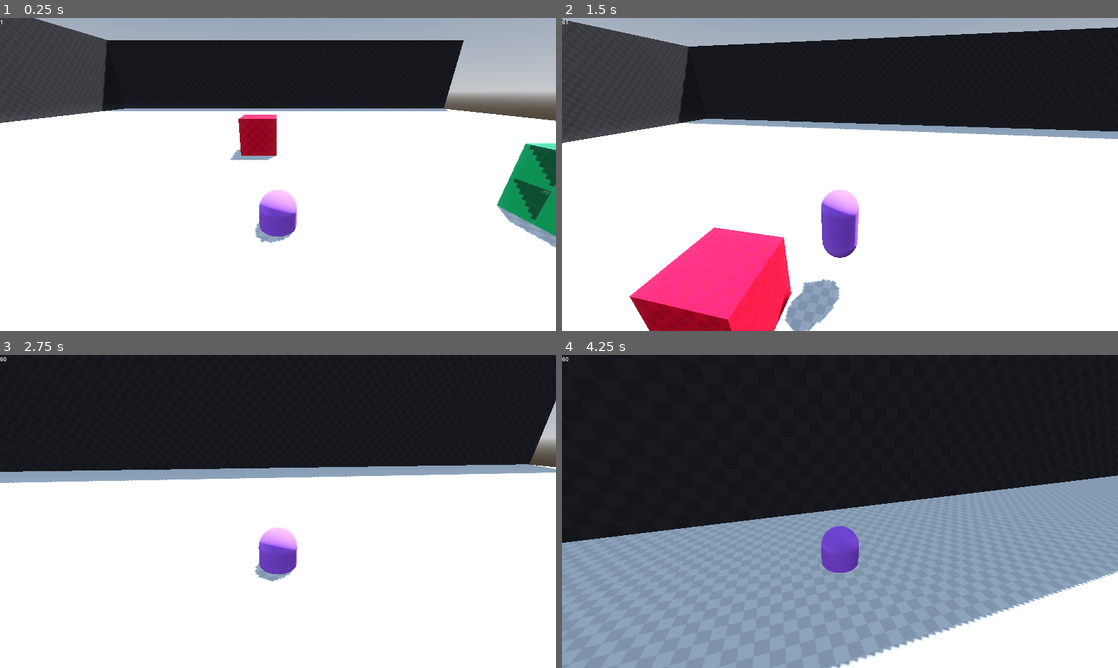
Above: before the commit, frames 1-4 (two rows, left to right).
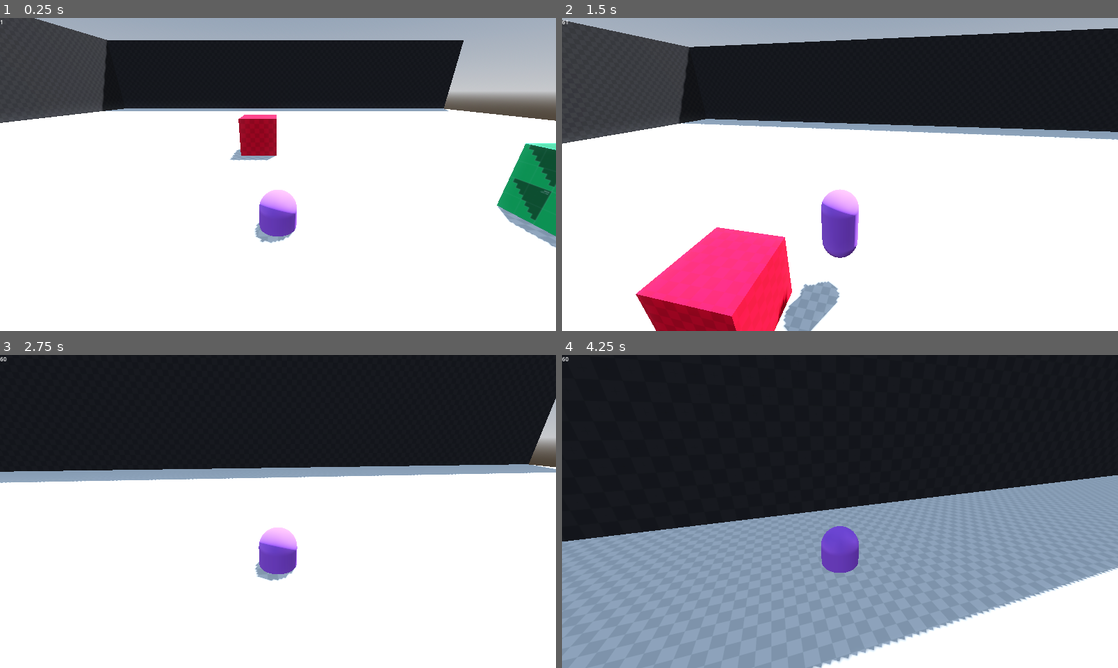
Above: after the commit, the same moments.

Repository: Boyquotes/my-cool-game-modified
Game: Godot game, scene res://scenes/test_camera_scene/test_camera_scene.tscn
The game is run twice, just before and just after one commit, with the same random seed, the same clock (stepped at 60 frames per second) and the same inputs.
Inputs (mouse positions are in pixels of both pictures, inside the frame that each line leads up to):
- Up to frame 1 (0.25 s): no input
- Up to frame 2 (1.5 s): tap Enter (ui_accept) at 0.5 s; move the mouse to (867, 174) at 0.52 s; hold Shift (run) 0.53-1.28 s; hold W (move_up) from 0.53 s (still down); tap Space (jump) at 0.77 s; move the mouse to (812, 174) at 1.27 s; tap Shift (run) at 1.35 s
- Up to frame 3 (2.75 s): keep holding W (move_up); tap Space (jump) at 1.52 s; move the mouse to (289, 505) at 2.02 s; hold Shift (run) from 2.03 s (still down)
- Up to frame 4 (4.25 s): keep holding W (move_up); move the mouse to (834, 517) at 2.77 s; release Shift (run) at 2.78 s; tap Shift (run) at 2.85 s; tap Space (jump) at 3.02, 3.77 s; move the mouse to (878, 514) at 3.52 s; hold Shift (run) from 3.53 s (still down)

The runs differ from the first frame. In frame 1, less than 0.1% of the frame differs, in the area x 98-99%, y 68-69%; in frame 2, 1.3%; in frame 3, 0.2%; in frame 4, 1.4%, in the area x 0-100%, y 38-100%.

Commit message:
Resolved issues with low fps physics
Improved the solution for the camera jitter fix. Physics no longer breaks at low fps values.

Diff:
--- a/project.godot
+++ b/project.godot
@@ -85,6 +85,26 @@
 , Object(InputEventJoypadButton,"resource_local_to_scene":false,"resource_name":"","device":-1,"button_index":10,"pressure":0.0,"pressed":false,"script":null)
 ]
 }
+look_left={
+"deadzone": 0.5,
+"events": [Object(InputEventJoypadMotion,"resource_local_to_scene":false,"resource_name":"","device":-1,"axis":2,"axis_value":-1.0,"script":null)
+]
+}
+look_right={
+"deadzone": 0.5,
+"events": [Object(InputEventJoypadMotion,"resource_local_to_scene":false,"resource_name":"","device":-1,"axis":2,"axis_value":1.0,"script":null)
+]
+}
+look_up={
+"deadzone": 0.5,
+"events": [Object(InputEventJoypadMotion,"resource_local_to_scene":false,"resource_name":"","device":-1,"axis":3,"axis_value":-1.0,"script":null)
+]
+}
+look_down={
+"deadzone": 0.5,
+"events": [Object(InputEventJoypadMotion,"resource_local_to_scene":false,"resource_name":"","device":-1,"axis":3,"axis_value":1.0,"script":null)
+]
+}
 
 [layer_names]
 
--- a/scenes/fps_test/fps_test.gd
+++ b/scenes/fps_test/fps_test.gd
@@ -7,7 +7,8 @@
 # Get the gravity from the project settings to be synced with RigidBody nodes.
 var gravity = ProjectSettings.get_setting("physics/3d/default_gravity")
 
-@export var sensitivity: float
+@export var mouse_sensitivity: float
+@export var controller_sensitivity: float
 @export var first_person_jitter_lerp_weight: float
 
 @onready var head: Node3D = $head
@@ -30,20 +31,24 @@
 			Input.mouse_mode = Input.MOUSE_MODE_CAPTURED
 
 func _unhandled_input(event):
+	#only move camera is mouse is captured to window. Also stops camera from suddenlg moving with centred mouse.
+	if Input.mouse_mode != Input.MOUSE_MODE_CAPTURED:
+		return
+
 	if event is InputEventMouseMotion:
 		#horizontal rotation
-		head.rotation.y -= (event.relative.x * 0.01 * (sensitivity/100))
+		head.rotation.y -= (event.relative.x * 0.01 * (mouse_sensitivity/100))
 		collision.rotation.y = head.rotation.y
 		mesh_nodes.rotation.y = head.rotation.y
 
 		#vertical rotation
-		head.rotation.x -= (event.relative.y * 0.01 * (sensitivity/100))
+		head.rotation.x -= (event.relative.y * 0.01 * (mouse_sensitivity/100))
 		head.rotation.x = clamp(head.rotation.x, deg_to_rad(-60), deg_to_rad(60))
 
 func _process(delta):
 	#Solution for removing mesh jitter - make certain nodes top level and lerp positions
-	mesh_nodes.transform.origin = lerp(mesh_nodes.transform.origin, transform.origin - mesh_nodes_offset, first_person_jitter_lerp_weight * delta)
-	head.transform.origin = lerp(head.transform.origin, transform.origin - head_offset, first_person_jitter_lerp_weight * delta)
+	mesh_nodes.transform.origin = damp(mesh_nodes.transform.origin, transform.origin - mesh_nodes_offset, first_person_jitter_lerp_weight, delta)
+	head.transform.origin = damp(head.transform.origin, transform.origin - head_offset, first_person_jitter_lerp_weight, delta)
 
 func _physics_process(delta):
 	# Add the gravity.
@@ -55,7 +60,6 @@
 		velocity.y = JUMP_VELOCITY
 
 	# Get the input direction and handle the movement/deceleration.
-	# As good practice, you should replace UI actions with custom gameplay actions.
 	var input_dir = Input.get_vector("move_left", "move_right", "move_up", "move_down")
 	direction = (head.transform.basis * Vector3(input_dir.x, 0, input_dir.y)).normalized()
 	if direction:
@@ -66,3 +70,6 @@
 		velocity.z = move_toward(velocity.z, 0, SPEED)
 
 	move_and_slide()
+
+func damp(source, target, smoothing, dt):
+	return lerp(source, target, 1 - exp(-smoothing * dt))
--- a/scenes/fps_test/fps_test.tscn
+++ b/scenes/fps_test/fps_test.tscn
@@ -18,10 +18,10 @@
 transform = Transform3D(1, 0, 0, 0, 1, 0, 0, 0, 1, -2.75601, 0, 0)
 collision_mask = 31
 script = ExtResource("1_4pbb7")
-sensitivity = 5.0
 first_person_jitter_lerp_weight = 25.0
 
 [node name="collision" type="CollisionShape3D" parent="."]
+process_mode = 3
 transform = Transform3D(1, 0, 0, 0, 1, 0, 0, 0, 1, 0, 1, 0)
 shape = SubResource("CapsuleShape3D_8waes")
 
@@ -29,13 +29,14 @@
 top_level = true
 
 [node name="mesh" type="MeshInstance3D" parent="collision/mesh_nodes"]
+visible = false
 gi_mode = 2
 mesh = SubResource("CapsuleMesh_g41td")
 skeleton = NodePath("../../..")
 surface_material_override/0 = SubResource("StandardMaterial3D_no0kx")
 
 [node name="gun_test_mesh" type="MeshInstance3D" parent="collision/mesh_nodes"]
-transform = Transform3D(1, 0, 0, 0, -0.118889, 0.992908, 0, -0.992908, -0.118889, 0.352781, 0.365603, -0.46237)
+transform = Transform3D(1, 0, 0, 0, -0.118889, 0.992908, 0, -0.992908, -0.118889, 0.352781, 0.221106, -0.490498)
 mesh = SubResource("CylinderMesh_id4wu")
 skeleton = NodePath("../../..")
 
--- a/scenes/player/player.gd
+++ b/scenes/player/player.gd
@@ -48,7 +48,7 @@
 
 #Logic for unhandled events
 func _unhandled_input(event):
-	#only move camera is mouse is captured to window
+	#only move camera is mouse is captured to window. Also stops camera from suddenlg moving with centred mouse.
 	if Input.mouse_mode != Input.MOUSE_MODE_CAPTURED:
 		return
 
@@ -64,8 +64,8 @@
 		mesh_nodes.rotation.y = lerp_angle(mesh_nodes.rotation.y, atan2(-direction.x, -direction.z), turn_speed * delta)
 
 	#Solution for removing mesh jitter - make certain nodes top level and lerp positions
-	mesh_nodes.transform.origin = lerp(mesh_nodes.transform.origin, transform.origin - mesh_nodes_offset, third_person_jitter_lerp_weight * delta)
-	camera_rig.transform.origin = lerp(camera_rig.transform.origin, transform.origin - camera_rig_offset, third_person_jitter_lerp_weight * delta)
+	mesh_nodes.transform.origin = damp(mesh_nodes.transform.origin, transform.origin - mesh_nodes_offset, third_person_jitter_lerp_weight, delta)
+	camera_rig.transform.origin = damp(camera_rig.transform.origin, transform.origin - camera_rig_offset, third_person_jitter_lerp_weight, delta)
 
 func _physics_process(delta: float):
 	player_movement(delta)
@@ -105,3 +105,6 @@
 	#get_tree().change_scene_to_packed(other_scene)
 	#SaveManagement.save_game()
 	pass
+
+func damp(source, target, smoothing, dt):
+	return lerp(source, target, 1 - exp(-smoothing * dt))
--- a/scenes/test_scene_2/test_scene_2.tscn
+++ b/scenes/test_scene_2/test_scene_2.tscn
@@ -48,7 +48,7 @@
 environment = SubResource("Environment_yi78k")
 
 [node name="fps_test" parent="." instance=ExtResource("3_txybg")]
-jitter_lerp_weight = 25.0
+mouse_sensitivity = 5.0
 
 [node name="box" type="StaticBody3D" parent="."]
 
Not shown, added: export_presets.cfg
